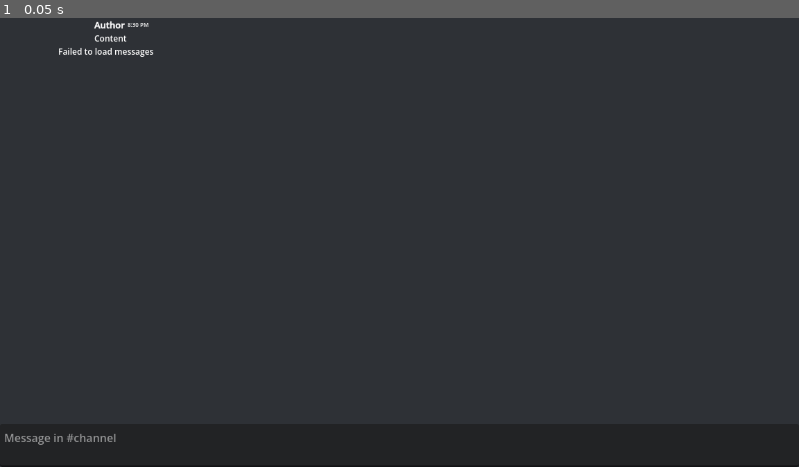
Above: before the commit, frame 1.
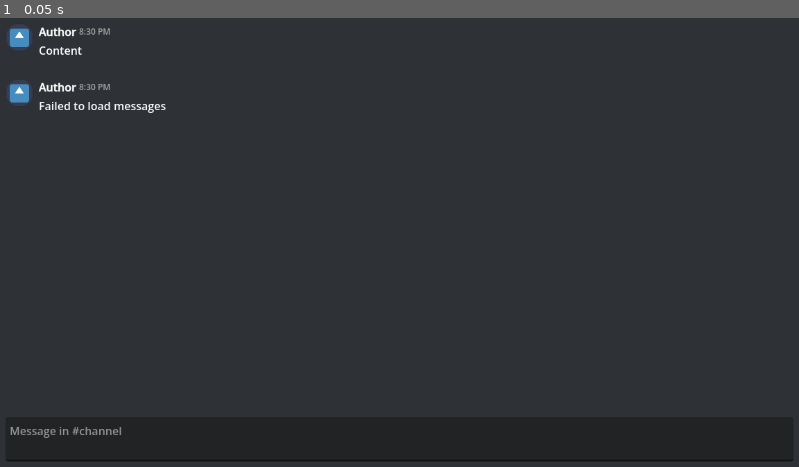
Above: after the commit, the same moment.

Repository: drtheodor/lothoclient
Game: Godot game, scene res://channel.tscn
Two runs of this game, one before a commit and one after it. Both use one fixed random seed, a clock stepped at 60 frames per second and the inputs below. The engine's default icon, where the game draws it, is replaced by a stand-in: a white triangle on a blue panel in a dark square.
Inputs:
- Up to frame 1 (0.05 s): no input

The runs differ from the first frame. In frame 1, 1.6% of the frame differs, in the area x 0-100%, y 0-100%.

Commit message:
refactor(ui): better ui layout

Diff:
--- a/channel.gd
+++ b/channel.gd
@@ -4,9 +4,9 @@
 
 # TODO: move all requests to `Discord`
 @onready var http_request: HTTPRequest = $HTTPRequest
-@onready var vbox_container: VBoxContainer = $ScrollContainer/VBoxContainer
-@onready var scroll_container: ScrollContainer = $ScrollContainer
-@onready var message_input: CodeEdit = $CodeEdit
+@onready var vbox_container: VBoxContainer = %MessageList
+@onready var scroll_container: ScrollContainer = $MarginContainer/VBoxContainer/ScrollContainer
+@onready var message_input: CodeEdit = %NewMessageInput
 
 const MessageScene: PackedScene = preload("res://message.tscn")
 var previous_scroll_max: int = 0
@@ -63,6 +63,8 @@
 	for child: Node in vbox_container.get_children():
 		child.queue_free()
 
+	var last_message: GMessage = null
+
 	# Add messages in chronological order (oldest first at top, newest at bottom)
 	for message_data: Dictionary in messages:
 		#print(message_data)
@@ -73,23 +75,32 @@
 			#var mention_roles = message_data["mention_roles"]
 			#var attachments = message_data["attachments"]
 			#var embeds = message_data["embeds"]
-			var timestamp: String = message_data["timestamp"]
+			var iso_timestamp: String = message_data["timestamp"]
 			#var edited_timestamp: int = message_data["edited_timestamp"]
 			var author_name: String = author["global_name"]
 			var author_avatar: String = author["avatar"]
 			var author_id: String = author["id"]
 
-			var message_instance: Node = MessageScene.instantiate()
+			var timestamp: int = Time.get_unix_time_from_datetime_string(iso_timestamp)
 
-			vbox_container.add_child(message_instance)
-			message_instance.set_timestamp(str(timestamp))
-			message_instance.set_author(author_name, author_id, author_avatar)
-			message_instance.set_content(str(content))
+			if _should_group(last_message, author_id, timestamp):
+				last_message.append_content(content)
+			else:
+				last_message = MessageScene.instantiate()
+				vbox_container.add_child(last_message)
+
+				last_message.set_timestamp(timestamp)
+				last_message.set_author(author_name, author_id, author_avatar)
+				last_message.set_content(content)
 
 	# Wait for layout to update, then scroll to bottom
 	await get_tree().process_frame
 	await get_tree().process_frame
 	scroll_to_bottom()
+
+func _should_group(prev_message: GMessage, author_id: String, timestamp: int) -> bool:
+	if not prev_message: return false
+	return abs(prev_message.get_unix_timestamp() - timestamp) <= 60 * 10 * 1000 and prev_message.get_author_id() == author_id
 
 func _on_scrollbar_changed() -> void:
 	# Auto-scroll to bottom when new content is added if we were at bottom
--- a/channel.tscn
+++ b/channel.tscn
@@ -3,60 +3,54 @@
 [ext_resource type="PackedScene" uid="uid://c5lvwxx50r0vq" path="res://message.tscn" id="1_qkkds"]
 [ext_resource type="Script" uid="uid://c2cfg4anvcnhw" path="res://channel.gd" id="1_vksbt"]
 
-[node name="Control" type="Control" unique_id=1843007467]
-layout_mode = 3
+[sub_resource type="StyleBoxFlat" id="StyleBoxFlat_vksbt"]
+bg_color = Color(0.18039216, 0.19215687, 0.21176471, 1)
+
+[node name="Panel" type="Panel" unique_id=538390015]
 anchors_preset = 15
 anchor_right = 1.0
 anchor_bottom = 1.0
 grow_horizontal = 2
 grow_vertical = 2
+theme_override_styles/panel = SubResource("StyleBoxFlat_vksbt")
 script = ExtResource("1_vksbt")
-
-[node name="CodeEdit" type="CodeEdit" parent="." unique_id=1149097292]
-layout_mode = 1
-anchors_preset = 12
-anchor_top = 1.0
-anchor_right = 1.0
-anchor_bottom = 1.0
-offset_top = -62.0
-grow_horizontal = 2
-grow_vertical = 0
-placeholder_text = "Message in #channel"
-backspace_deletes_composite_character_enabled = true
 
 [node name="HTTPRequest" type="HTTPRequest" parent="." unique_id=280938680]
 
-[node name="ScrollContainer" type="ScrollContainer" parent="." unique_id=1662942073]
-layout_mode = 1
-anchors_preset = -1
-anchor_left = 0.019965278
-anchor_top = -0.030864192
-anchor_right = 1.0199653
-anchor_bottom = 0.8765432
-grow_horizontal = 2
-grow_vertical = 2
-horizontal_scroll_mode = 0
-metadata/_edit_use_anchors_ = true
-
-[node name="VBoxContainer" type="VBoxContainer" parent="ScrollContainer" unique_id=330579357]
-layout_mode = 2
-size_flags_horizontal = 3
-theme_override_constants/separation = -3
-metadata/_edit_use_anchors_ = true
-
-[node name="Message" parent="ScrollContainer/VBoxContainer" unique_id=2052089132 instance=ExtResource("1_qkkds")]
-layout_mode = 2
-alignment = 1
-
-[node name="ColorRect" type="ColorRect" parent="." unique_id=898134598]
-z_index = -1
+[node name="MarginContainer" type="MarginContainer" parent="." unique_id=690086959]
 layout_mode = 1
 anchors_preset = 15
 anchor_right = 1.0
 anchor_bottom = 1.0
 grow_horizontal = 2
 grow_vertical = 2
-mouse_filter = 2
-color = Color(0.18039216, 0.19215687, 0.21176471, 1)
+theme_override_constants/margin_left = 8
+theme_override_constants/margin_top = 8
+theme_override_constants/margin_right = 8
+theme_override_constants/margin_bottom = 8
 
-[connection signal="gui_input" from="CodeEdit" to="." method="_on_code_edit_gui_input"]
+[node name="VBoxContainer" type="VBoxContainer" parent="MarginContainer" unique_id=1412139361]
+layout_mode = 2
+theme_override_constants/separation = 15
+
+[node name="ScrollContainer" type="ScrollContainer" parent="MarginContainer/VBoxContainer" unique_id=1662942073]
+layout_mode = 2
+size_flags_vertical = 3
+horizontal_scroll_mode = 0
+
+[node name="MessageList" type="VBoxContainer" parent="MarginContainer/VBoxContainer/ScrollContainer" unique_id=330579357]
+unique_name_in_owner = true
+layout_mode = 2
+size_flags_horizontal = 3
+theme_override_constants/separation = 30
+metadata/_edit_use_anchors_ = true
+
+[node name="Message" parent="MarginContainer/VBoxContainer/ScrollContainer/MessageList" unique_id=2052089132 instance=ExtResource("1_qkkds")]
+layout_mode = 2
+
+[node name="NewMessageInput" type="CodeEdit" parent="MarginContainer/VBoxContainer" unique_id=1149097292]
+unique_name_in_owner = true
+custom_minimum_size = Vector2(0, 64)
+layout_mode = 2
+placeholder_text = "Message in #channel"
+backspace_deletes_composite_character_enabled = true
--- a/message.gd
+++ b/message.gd
@@ -1,26 +1,28 @@
 class_name GMessage # TODO: remove the name
-extends BoxContainer
+extends Control
 
 @onready var avatar: TextureRect = $Avatar
-@onready var terminator: Label = $TerminatorLabel
 @onready var author: Label = $VBoxContainer/Author/Name
 @onready var label: RichTextLabel = $VBoxContainer/Content
 @onready var timeLabel: Label = $VBoxContainer/Author/Time
-@onready var spacer: Label = $VBoxContainer/GroupSpacer
-@onready var content_spacer: Label = $VBoxContainer/ContentSpacer
 
-var _timestamp_iso: String = ""
 var _timestamp_unix: int = 0
+# FIXME: this should be in a base `Message` class, not the UI one
+var _author_id: String
 
 const BASE_URL: String = "https://cdn.discordapp.com"
 
 func set_author(author_name: String, author_id: String, avatar_id: String) -> void:
-	author.text = author_name
+	self.author.text = author_name
+	self._author_id = author_id
 
 	Discord.get_avatar(author_id, avatar_id, self._on_image_loaded)
 
 func get_author() -> String:
 	return author.text
+
+func get_author_id() -> String:
+	return self._author_id
 
 func get_unix_timestamp() -> int:
 	return _timestamp_unix
@@ -29,38 +31,13 @@
 	avatar.texture = texture
 
 func set_content(text: String) -> void:
-	var grouped: bool = self._should_group_with_previous()
-	avatar.visible = not grouped
-	terminator.visible = grouped
-	spacer.visible = not grouped
-	content_spacer.visible = not grouped
-	author.visible = not grouped
-	timeLabel.visible = not grouped
 	label.text = text
 
-func _should_group_with_previous() -> bool:
-	var parent: Node = get_parent()
+func append_content(text: String) -> void:
+	label.text += "\n" + text
 
-	if not parent:
-		return false
-
-	var index: int = self.get_index(false)
-
-	if index <= 0:
-		return false
-
-	var prev_message: GMessage = parent.get_child(index - 1)
-
-	if not prev_message.has_method("get_author") or not prev_message.has_method("get_unix_timestamp"):
-		return false
-
-	var same_author: bool = prev_message.get_author() == get_author()
-	var time_delta: int = abs(prev_message.get_unix_timestamp() - _timestamp_unix)
-	return same_author and time_delta <= 600
-
-func set_timestamp(timestamp: String) -> void:
-	self._timestamp_iso = timestamp
-	self._timestamp_unix = Time.get_unix_time_from_datetime_string(timestamp)
+func set_timestamp(timestamp: int) -> void:
+	self._timestamp_unix = timestamp
 
 	var timezone_info: Dictionary = Time.get_time_zone_from_system()
 	var utc_offset_minutes: int = timezone_info["bias"]
--- a/message.tscn
+++ b/message.tscn
@@ -2,59 +2,46 @@
 
 [ext_resource type="Script" uid="uid://c6d1howur8mgk" path="res://message.gd" id="1_d26o2"]
 [ext_resource type="Shader" uid="uid://c325vs7ce4r6a" path="res://avatar_circle.gdshader" id="2_06ydw"]
+[ext_resource type="Texture2D" uid="uid://bp5hu330k3ero" path="res://icon.svg" id="3_13d81"]
 
 [sub_resource type="ShaderMaterial" id="ShaderMaterial_13d81"]
 shader = ExtResource("2_06ydw")
 
 [sub_resource type="LabelSettings" id="LabelSettings_d26o2"]
 line_spacing = 0.0
-font_size = 13
 outline_size = 1
 shadow_size = 0
 
 [sub_resource type="LabelSettings" id="LabelSettings_06ydw"]
 line_spacing = 0.0
-font_size = 8
+font_size = 12
+font_color = Color(0.6598761, 0.6598762, 0.65987617, 1)
 shadow_size = 0
 
-[node name="Message" type="HBoxContainer" unique_id=1697382624]
-anchors_preset = 15
-anchor_right = 1.0
-anchor_bottom = 1.0
-grow_horizontal = 2
-grow_vertical = 2
-size_flags_horizontal = 3
-size_flags_vertical = 0
-theme_override_constants/separation = 12
+[node name="Message" type="HBoxContainer" unique_id=918810476]
+offset_right = 1152.0
+offset_bottom = 50.0
+theme_override_constants/separation = 8
 script = ExtResource("1_d26o2")
-
-[node name="TerminatorLabel" type="Label" parent="." unique_id=2115582639]
-layout_mode = 2
-theme_override_font_sizes/font_size = 4
-text = "                                              "
 
 [node name="Avatar" type="TextureRect" parent="." unique_id=279053992]
 material = SubResource("ShaderMaterial_13d81")
 custom_minimum_size = Vector2(40, 40)
 layout_mode = 2
-size_flags_vertical = 8
+size_flags_vertical = 0
+texture = ExtResource("3_13d81")
 expand_mode = 1
 
-[node name="VBoxContainer" type="VBoxContainer" parent="." unique_id=379734683]
+[node name="VBoxContainer" type="VBoxContainer" parent="." unique_id=328149225]
 layout_mode = 2
 size_flags_horizontal = 3
-size_flags_vertical = 0
-theme_override_constants/separation = -1
-
-[node name="GroupSpacer" type="Label" parent="VBoxContainer" unique_id=1147709230]
-layout_mode = 2
-theme_override_font_sizes/font_size = 15
 
 [node name="Author" type="HBoxContainer" parent="VBoxContainer" unique_id=882393150]
 layout_mode = 2
 
 [node name="Name" type="Label" parent="VBoxContainer/Author" unique_id=1199161862]
 layout_mode = 2
+size_flags_vertical = 1
 text = "Author"
 label_settings = SubResource("LabelSettings_d26o2")
 autowrap_trim_flags = 0
@@ -62,23 +49,18 @@
 
 [node name="Time" type="Label" parent="VBoxContainer/Author" unique_id=2043314774]
 layout_mode = 2
+size_flags_vertical = 1
 text = "8:30 PM"
 label_settings = SubResource("LabelSettings_06ydw")
 vertical_alignment = 1
-
-[node name="ContentSpacer" type="Label" parent="VBoxContainer" unique_id=665317455]
-layout_mode = 2
-theme_override_font_sizes/font_size = 2
 
 [node name="Content" type="RichTextLabel" parent="VBoxContainer" unique_id=1564674076]
 layout_mode = 2
 size_flags_horizontal = 3
 size_flags_vertical = 3
-theme_override_font_sizes/normal_font_size = 12
+focus_mode = 1
 text = "Content"
 fit_content = true
+scroll_active = false
+selection_enabled = true
 metadata/_edit_use_anchors_ = true
-
-[node name="NullLabel" type="Label" parent="VBoxContainer" unique_id=749735786]
-layout_mode = 2
-theme_override_font_sizes/font_size = 4
